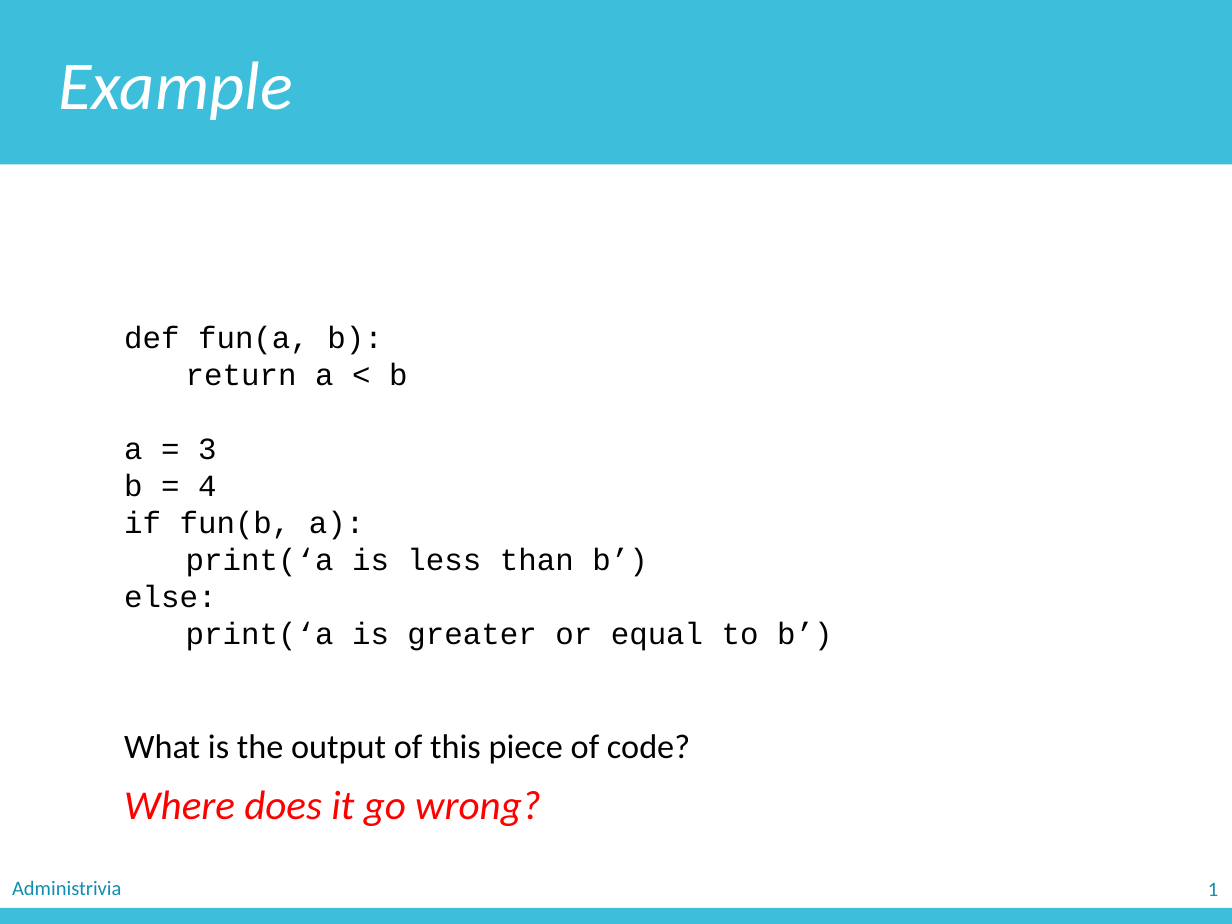
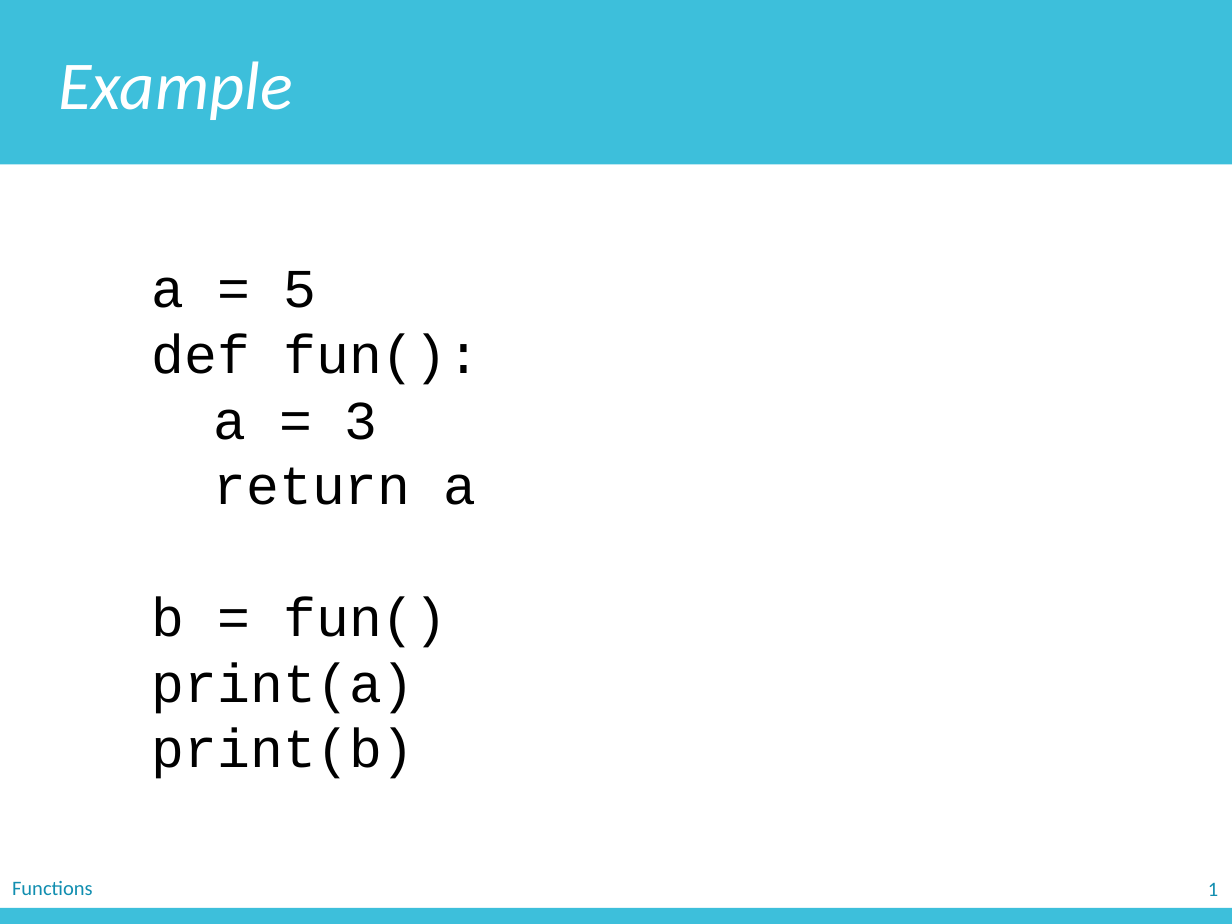
Before and after one commit to zichengliao/zuics101-fa17, a slide deck: slide 20 of lectures/lec05/lec05.pptx (slide 51 before the commit). Drawn at 1232x924 pixels with LibreOffice and Linux fonts; fonts in the diff are those of the drawing. Boxes give left, top, right and bottom in pixels: in the first picture for what was removed or moved away, otherwise in the second. Text is boxed around its words. In the diff, an @@ line names an element or a change of style, - is before the commit and + after.

```diff
--- a/lectures/lec05/lec05.pptx
+++ b/lectures/lec05/lec05.pptx
@@ text "a = 5": place and size @@
-text "a = 5" at bbox=[124, 326, 832, 764]
+text "a = 5" at bbox=[152, 271, 480, 779]
@@ text at bbox=[152, 271, 480, 385]: text changed; size 18 to 32 pt @@
-def fun(a, b):
-return a < b
+a = 5
+def fun():
@@ text at bbox=[213, 402, 378, 440]: size 18 to 32 pt in "a = 3" @@
@@ text at bbox=[152, 467, 476, 779]: text changed; size 18 to 32 pt @@
-b = 4
-if fun(b, a):
-print(‘a is less than b’)
-else:
-print(‘a is greater or equal to b’)
-What is the output of this piece of code?
+return a
+b = fun()
+print(a)
+print(b)
@@ text removed at bbox=[124, 790, 541, 826] @@
-Where does it go wrong?
@@ text removed at bbox=[12, 880, 121, 895] @@
-Administrivia
@@ text added at bbox=[12, 881, 93, 895], 12 pt, text #118EB0 @@
+Functions
```
Also in this commit, not shown: 50 other slides changed, 4 slides added, 1 slide removed, 1 other file.
